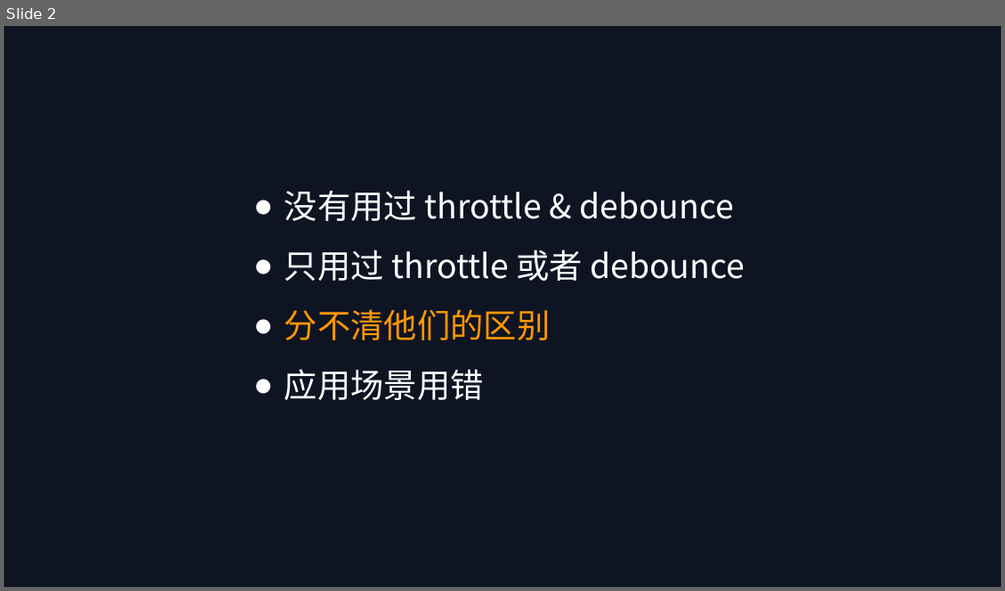
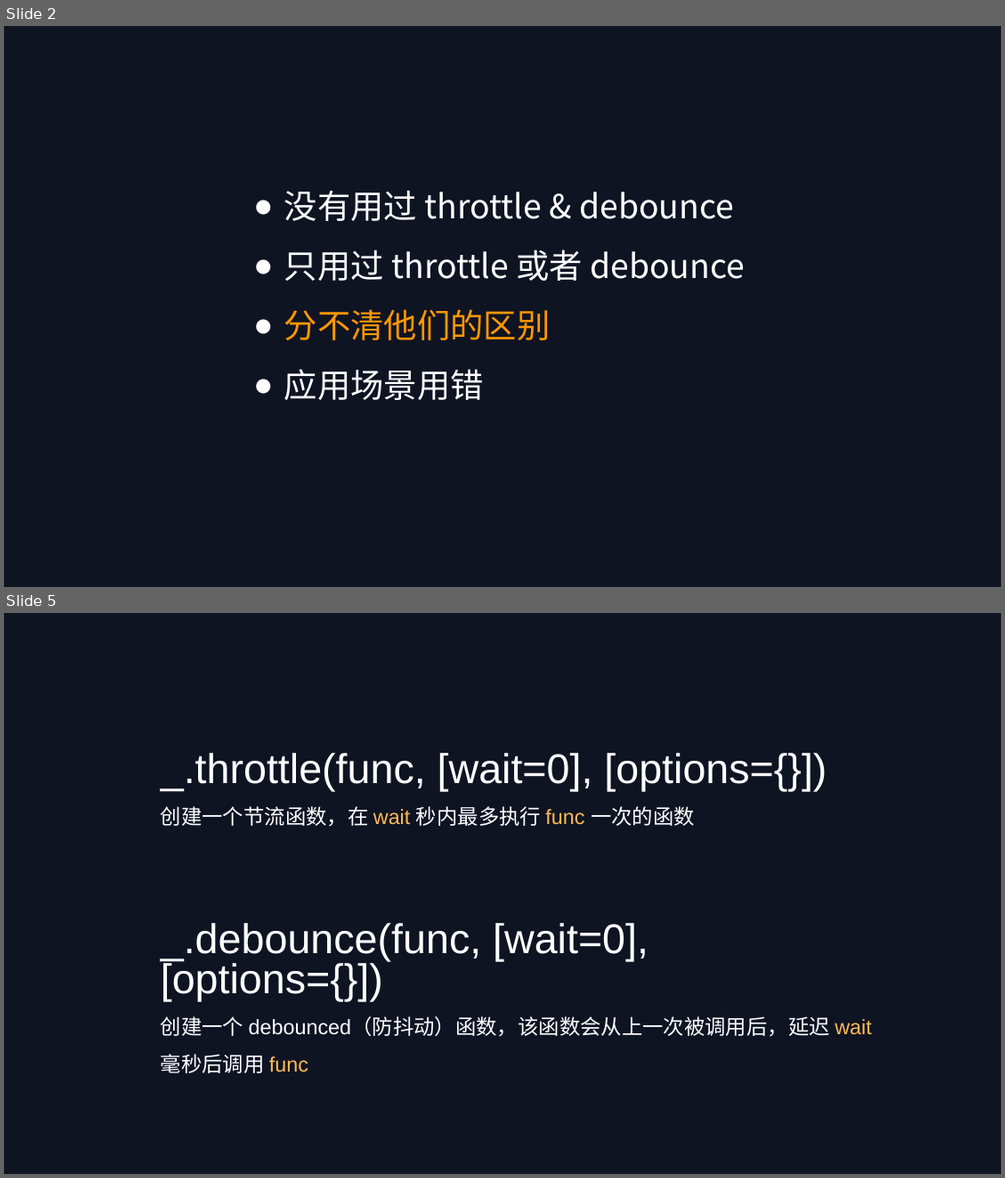
Before and after one commit to LIWANG1998/Debounc-Throttle, a slide deck: 防抖&节流.pptx. Shown one above the other, each under a label of ours: slide 2 before the commit, slides 2 and 5 after it; the slides between them are not shown. The pictures are 1005x591 and 1005x1178 pixels, drawn with LibreOffice and Linux fonts; fonts in the diff are those of the drawing. Boxes give left, top, right and bottom in pixels: in the first picture for what was removed or moved away, otherwise in the second. Text is boxed around its words. In the diff, an @@ line names an element or a change of style, - is before the commit and + after.

```diff
--- a/防抖&节流.pptx
+++ b/防抖&节流.pptx
@@ slide 5 added at (4, 613, 1001, 1174), background #0F1423 @@
@@ text added at (161, 753, 826, 827), 40 pt, text #FFFFFF @@
+_.throttle(func, [wait=0], [options={}])
+创建一个节流函数，在 wait 秒内最多执行 func 一次的函数
@@ text added at (161, 923, 871, 1073), 20 pt, text #FFFFFF @@
+_.debounce(func, [wait=0], [options={}])
+创建一个 debounced（防抖动）函数，该函数会从上一次被调用后，延迟 wait 毫秒后调用 func
```
Also in this commit, not shown: 2 slides changed, 1 other slide added, 7 other files.
